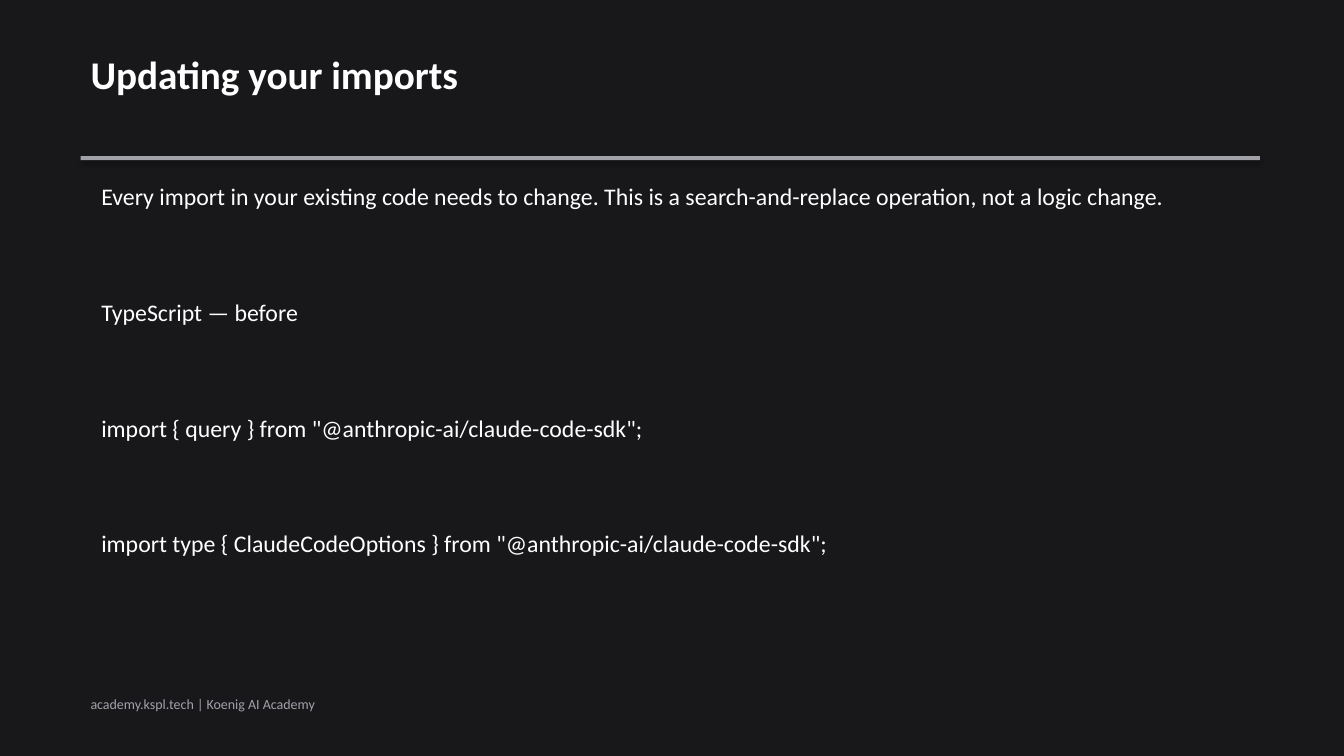
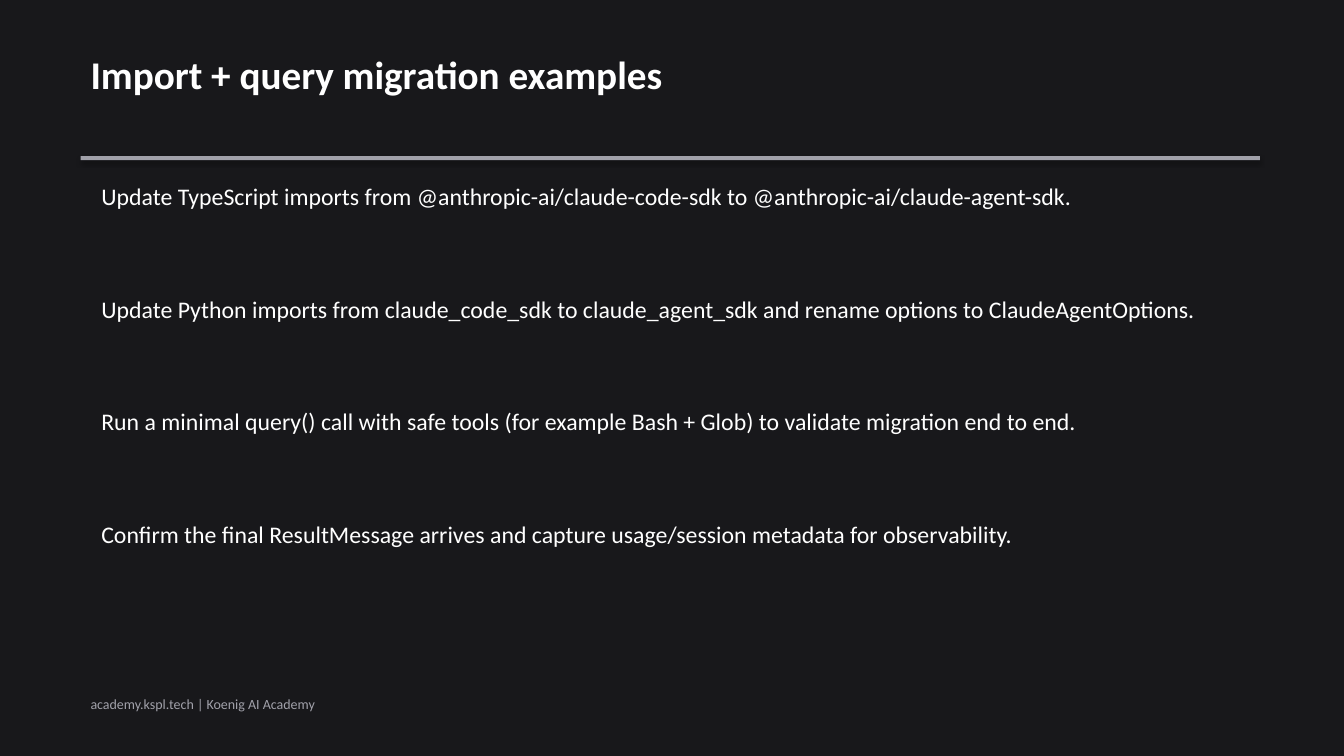
Before and after one commit to Koenig-Solutions-Private-Limited/koenig-ai-org, a slide deck: slide 5 of vault/courses/production-agents-claude-agent-sdk-mcp-connector/ch01-slides.pptx. Drawn at 1344x756 pixels with LibreOffice and Linux fonts; fonts in the diff are those of the drawing. Boxes give left, top, right and bottom in pixels: in the first picture for what was removed or moved away, otherwise in the second. Text is boxed around its words. In the diff, an @@ line names an element or a change of style, - is before the commit and + after.

```diff
--- a/vault/courses/production-agents-claude-agent-sdk-mcp-connector/ch01-slides.pptx
+++ b/vault/courses/production-agents-claude-agent-sdk-mcp-connector/ch01-slides.pptx
@@ text at (91, 61, 663, 96): text changed @@
-Updating your imports
+Import + query migration examples
@@ text at (101, 188, 1071, 209): text changed @@
-Every import in your existing code needs to change. This is a search-and-replace operation, not a logic change.
+Update TypeScript imports from @anthropic-ai/claude-code-sdk to @anthropic-ai/claude-agent-sdk.
@@ text at (101, 301, 1194, 322): text changed @@
-TypeScript — before
+Update Python imports from claude_code_sdk to claude_agent_sdk and rename options to ClaudeAgentOptions.
@@ text at (101, 412, 1076, 434): text changed @@
-import { query } from "@anthropic-ai/claude-code-sdk";
+Run a minimal query() call with safe tools (for example Bash + Glob) to validate migration end to end.
@@ text at (101, 526, 1012, 547): text changed @@
-import type { ClaudeCodeOptions } from "@anthropic-ai/claude-code-sdk";
+Confirm the final ResultMessage arrives and capture usage/session metadata for observability.
```
Also in this commit, not shown: 3 other slides changed, 1 slide added, 1 slide removed, 6 other files.
